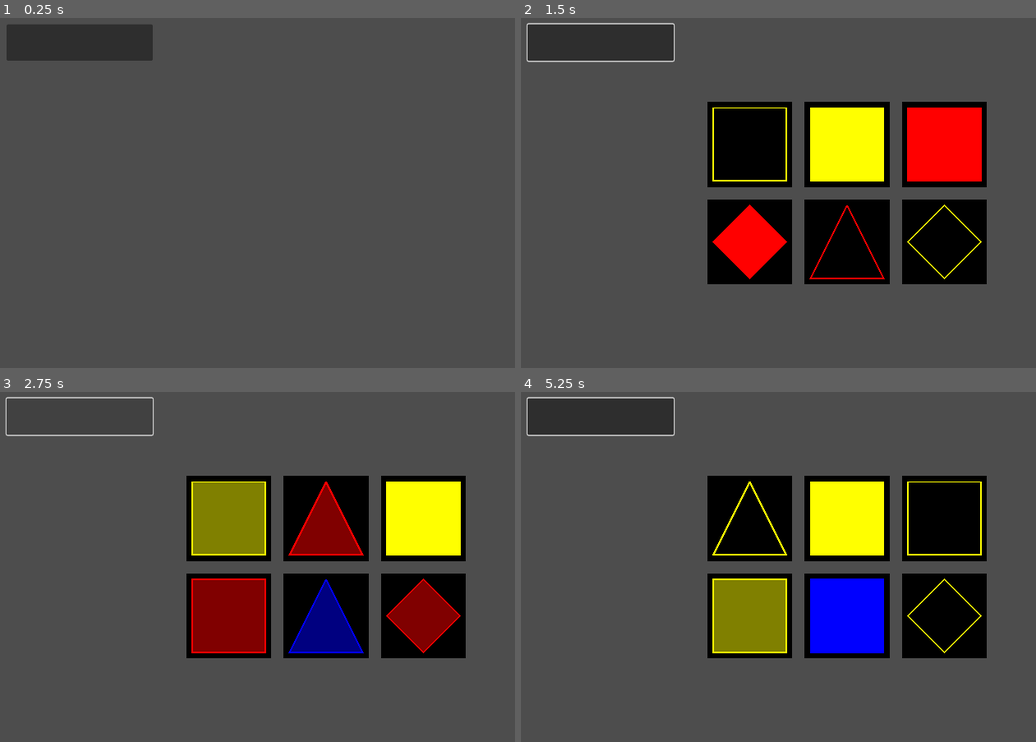
Above: before the commit, frames 1-4 (two rows, left to right).
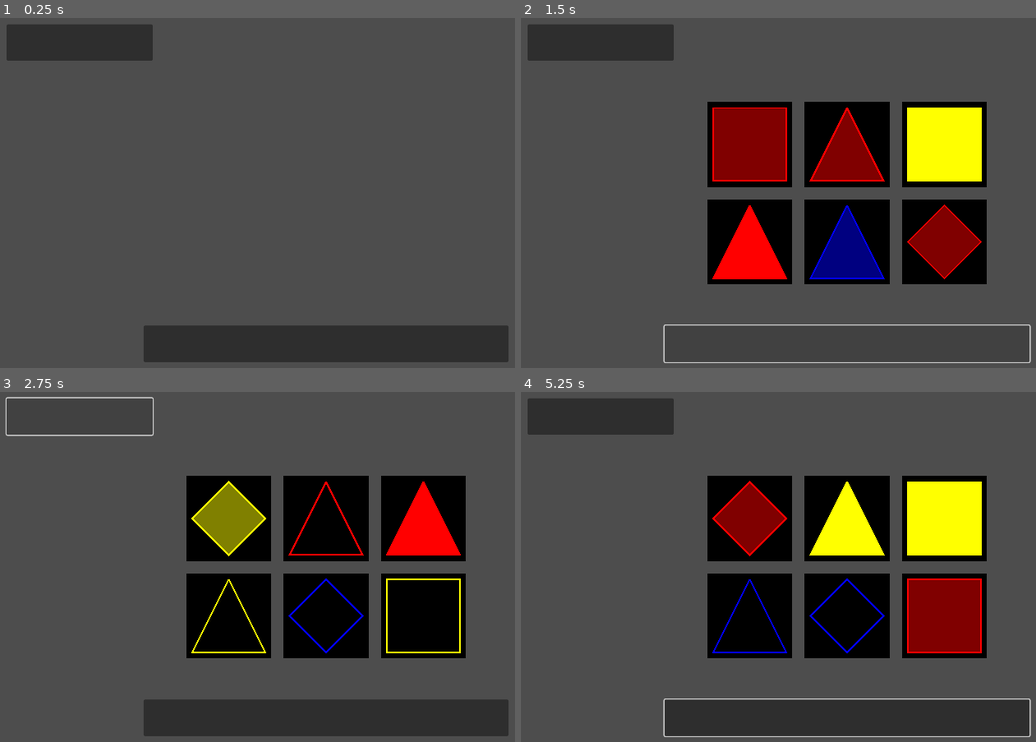
Above: after the commit, the same moments.

Repository: JadenValdez/SetSquare
Game: Godot game, scene res://Scenes/SetSquare.tscn
The game is run twice, just before and just after one commit, with the same random seed, the same clock (stepped at 60 frames per second) and the same inputs.
Inputs (mouse positions are in pixels of both pictures, inside the frame that each line leads up to):
- Up to frame 1 (0.25 s): no input
- Up to frame 2 (1.5 s): click (598, 42) at 0.5 s; click (845, 343) at 1.27 s
- Up to frame 3 (2.75 s): click (77, 416) at 2 s
- Up to frame 4 (5.25 s): click (845, 717) at 2.77 s; click (598, 416) at 3.5 s; click (845, 717) at 4.27 s; tap Enter at 5 s; move the mouse to (989, 549) at 5.02 s; click (989, 549) at 5.17 s

The runs differ from the first frame. In frame 1, 7.3% of the frame differs, in the area x 27-99%, y 88-99%; in frame 2, 14%; in frame 3, 20%; in frame 4, 23%, in the area x 1-100%, y 1-99%.

Commit message:
Finished Answer Check
Answer check will check if the selected tiles form a set in the answer key, and if the player found all sets on the board when they finish the round.

Diff:
--- a/Scenes/SetSquare.tscn
+++ b/Scenes/SetSquare.tscn
@@ -14,4 +14,11 @@
 offset_right = 272.0
 offset_bottom = 88.0
 
+[node name="Button2" type="Button" parent="."]
+offset_left = 256.0
+offset_top = 552.0
+offset_right = 896.0
+offset_bottom = 616.0
+
 [connection signal="pressed" from="Button" to="MainPlayArea" method="_on_button_pressed"]
+[connection signal="pressed" from="Button2" to="MainPlayArea" method="_on_button_2_pressed"]
--- /dev/null
+++ b/Scripts/AnswerCheck.gd
@@ -0,0 +1,70 @@
+extends Node
+
+var tiles_found: int
+
+func _ready() -> void:
+	pass # Replace with function body.
+
+func CheckAnswer() -> void:
+	for set_id in PlayerInformation.FoundSets:
+
+		tiles_found = 0
+
+		for tile_id in PlayerInformation.SelectedTiles:
+
+			for tile_id_2 in PlayerInformation.FoundSets[set_id]:
+				if tile_id == tile_id_2:
+					tiles_found += 1
+					if tiles_found >= 3:
+						print("set already found")
+						return
+						#duplicate set
+						#no score change
+
+	for set_id in GameManager.Sets:
+
+		tiles_found = 0
+
+		for tile_id in PlayerInformation.SelectedTiles:
+
+			for tile_id_2 in GameManager.Sets[set_id]:
+
+				if tile_id == tile_id_2:
+					tiles_found += 1
+
+					if tiles_found >= 3:
+						print("selected tiles form a set")
+						PlayerInformation.FoundSets[PlayerInformation.FoundSets.size()] = PlayerInformation.SelectedTiles.duplicate(true)
+						PlayerInformation.Score += 1
+						return
+
+	print("selected tiles do not form a set")
+	PlayerInformation.Score -= 1
+	#set was not found
+
+func CheckSets() -> void:
+	if PlayerInformation.FoundSets.size() >= GameManager.Sets.size():
+		PlayerInformation.Score += 2
+	else:
+		for set_id in GameManager.Sets:
+
+			for set_id_2 in PlayerInformation.FoundSets:
+
+				tiles_found = 0
+
+				for tile_id in GameManager.Sets[set_id]:
+
+					for tile_id_2 in PlayerInformation.FoundSets[set_id_2]:
+
+						if tile_id == tile_id_2:
+							tiles_found += 1
+
+				if tiles_found >= 3:
+					break
+
+			if !(tiles_found >= 3):
+				pass
+				#this set was not found
+				#show visual that shows it where it was on the board
+
+	LevelManager.StartNewRound()
--- a/Scripts/LevelManager.gd
+++ b/Scripts/LevelManager.gd
@@ -35,5 +35,5 @@
 	GameManager.AnswerAmount = RemainingLevelAnswers[randi() % RemainingLevelAnswers.size()]
 	RemainingLevelAnswers.erase(GameManager.AnswerAmount)
 	PlayerInformation.SelectedTiles = []
-	PlayerInformation.SelectedTilesAmount = 0
+	PlayerInformation.FoundSets = {}
 	TileGenerator.GenerateTiles()
--- a/Scripts/MainPlayArea.gd
+++ b/Scripts/MainPlayArea.gd
@@ -37,3 +37,7 @@
 
 func _on_button_pressed() -> void:
 	SignalBus.start_game.emit()
+
+
+func _on_button_2_pressed() -> void:
+	AnswerCheck.CheckSets()
--- a/Scripts/PlayerInformation.gd
+++ b/Scripts/PlayerInformation.gd
@@ -1,6 +1,6 @@
 extends Node
 
 var SelectedTiles: Array
-var SelectedTilesAmount: int
+var FoundSets: Dictionary
 
 var Score: int
--- a/Scripts/Tile.gd
+++ b/Scripts/Tile.gd
@@ -41,15 +41,9 @@
 			if x == tile_id:
 				line_2d.hide()
 				PlayerInformation.SelectedTiles.erase(tile_id)
-				PlayerInformation.SelectedTilesAmount -= 1
 				return
 
-		#if the player already selected 3 tiles, do nothing
-		if PlayerInformation.SelectedTilesAmount >= 3:
-			pass
-
-		#otherwise, add this tile to the selected tiles list
-		else:
-			line_2d.show()
-			PlayerInformation.SelectedTiles.append(tile_id)
-			PlayerInformation.SelectedTilesAmount += 1
+		line_2d.show()
+		PlayerInformation.SelectedTiles.append(tile_id)
+		if PlayerInformation.SelectedTiles.size() >= 3:
+			AnswerCheck.CheckAnswer()
--- a/project.godot
+++ b/project.godot
@@ -23,6 +23,7 @@
 TileGenerator="*res://Scripts/TileGenerator.gd"
 TileInformation="*res://Scripts/TileInformation.gd"
 PlayerInformation="*res://Scripts/PlayerInformation.gd"
+AnswerCheck="*res://Scripts/AnswerCheck.gd"
 
 [debug]
 
